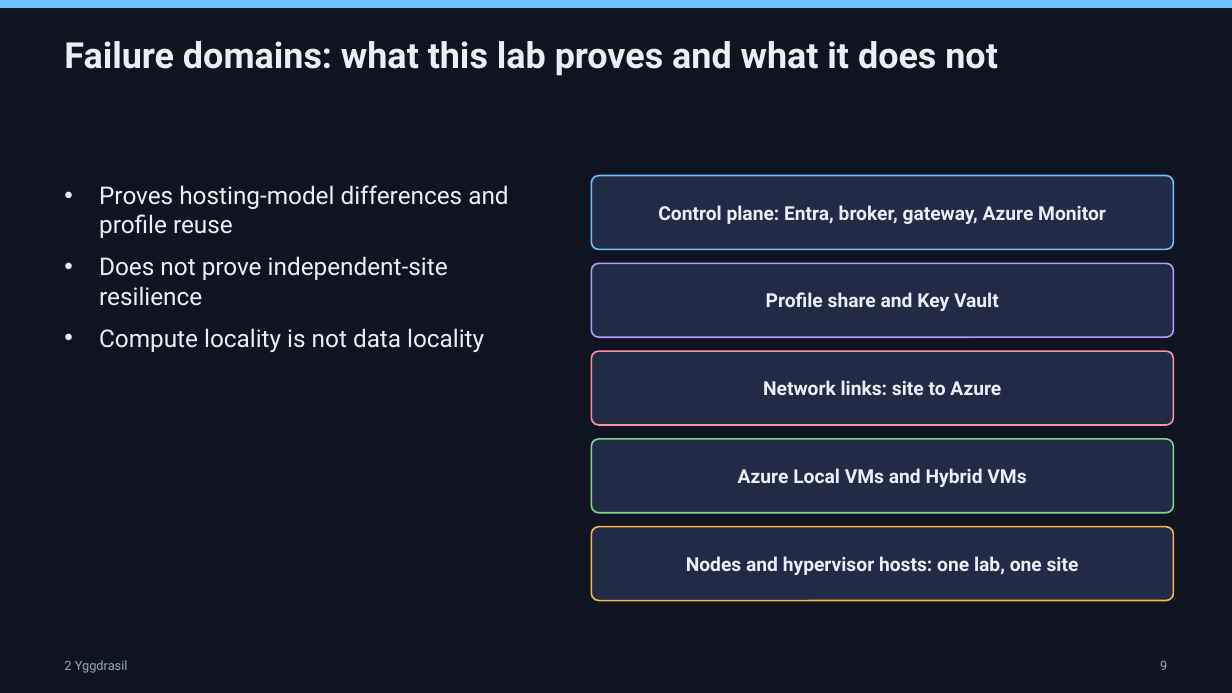
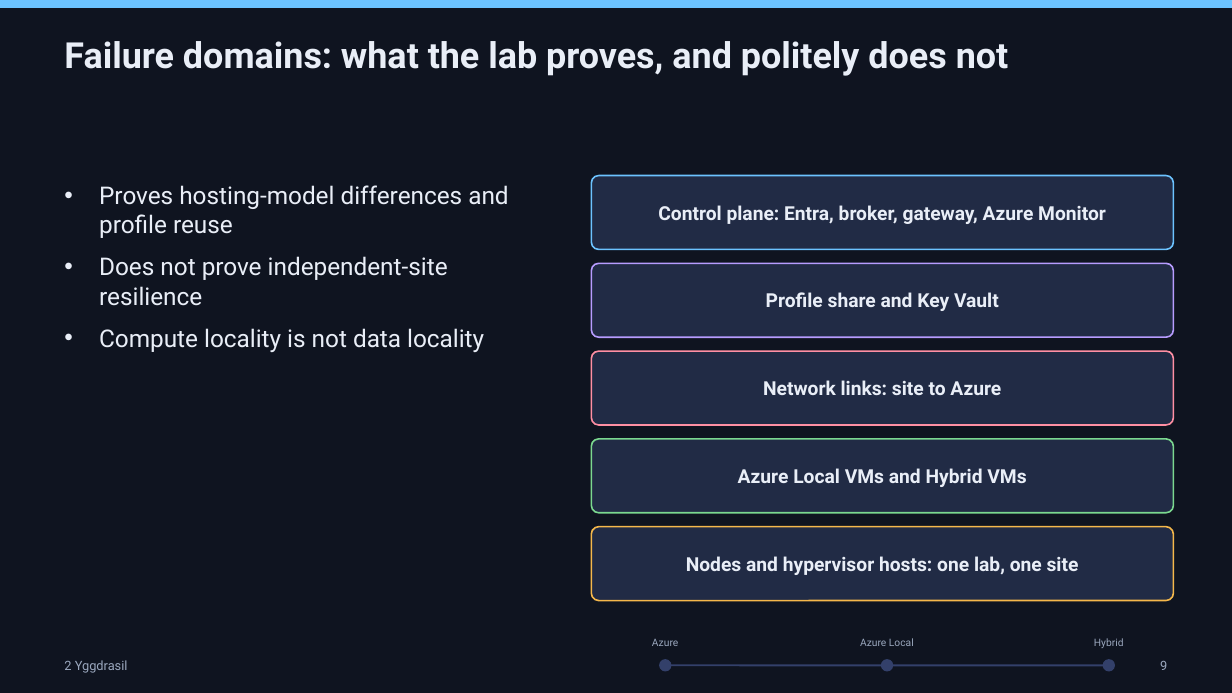
Before and after one commit to thisismydemo/nic2026_avd, a slide deck: slide 11 of presentation/AVD_Anywhere_NIC2026.pptx. Drawn at 1232x693 pixels with LibreOffice and Linux fonts; fonts in the diff are those of the drawing. Boxes give left, top, right and bottom in pixels: in the first picture for what was removed or moved away, otherwise in the second. Text is boxed around its words. In the diff, an @@ line names an element or a change of style, - is before the commit and + after.

```diff
--- a/presentation/AVD_Anywhere_NIC2026.pptx
+++ b/presentation/AVD_Anywhere_NIC2026.pptx
@@ text at [64,41,1009,76]: text changed @@
-Failure domains: what this lab proves and what it does not
+Failure domains: what the lab proves, and politely does not
@@ text added at [652,639,678,646], 8 pt, text #9AA7BD @@
+Azure
@@ text added at [860,638,914,646], 8 pt, text #9AA7BD @@
+Azure Local
@@ text added at [1094,638,1124,648], 8 pt, text #9AA7BD @@
+Hybrid
@@ ellipse added at [660,660,671,671], fill #33406A, outline #33406A 1 pt @@
@@ line added from (665, 665) to (1109, 665), #33406A 1.5 pt @@
@@ ellipse added at [882,660,893,671], fill #33406A, outline #33406A 1 pt @@
@@ ellipse added at [1104,660,1115,671], fill #33406A, outline #33406A 1 pt @@
```
Also in this commit, not shown: 65 other slides changed.
